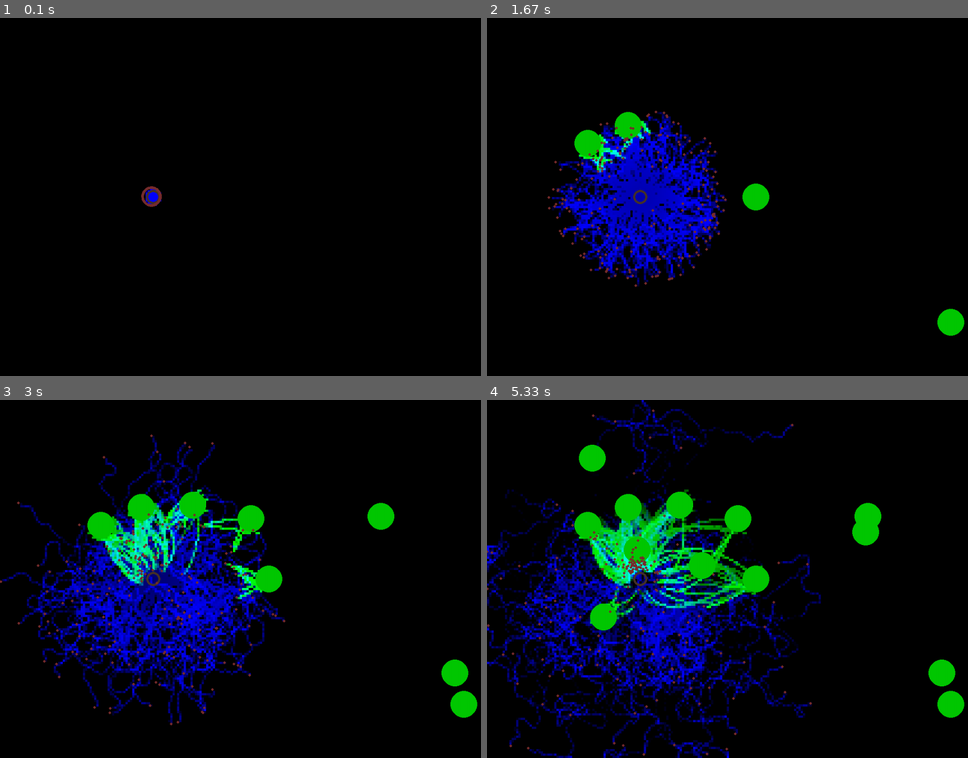
Above: before the commit, frames 1-4 (two rows, left to right).
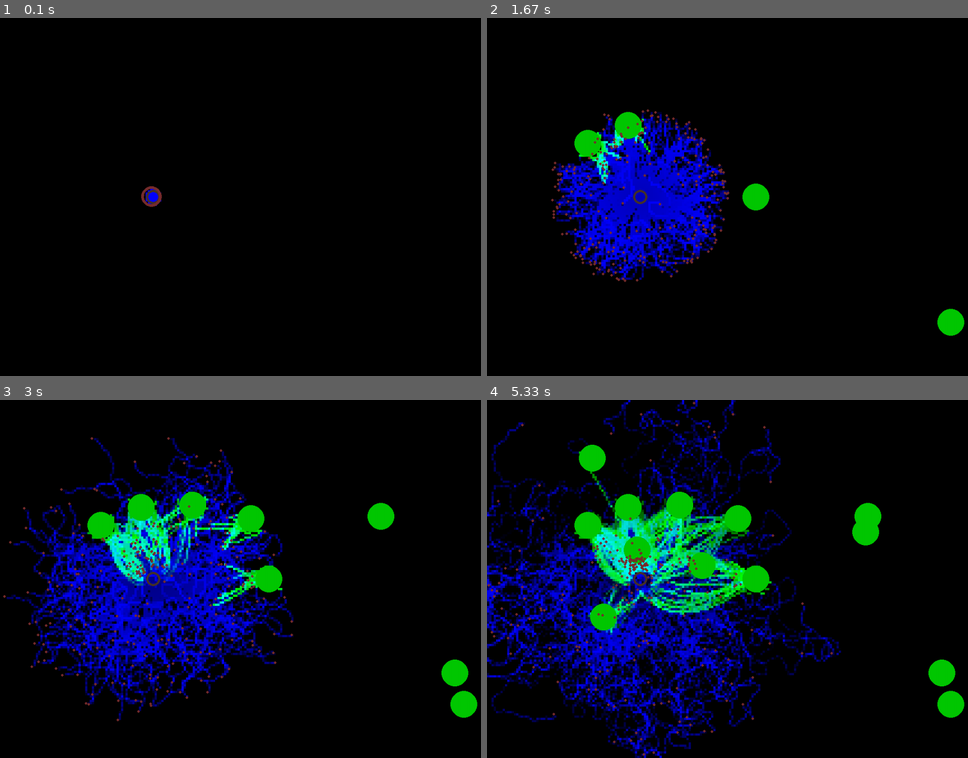
Above: after the commit, the same moments.

Repository: lucasthierry17/Ant_Project
Game: pygame game, started from Phero.py
Same seed, same stepped clock (60 frames per second), same inputs: the game is played once before the commit and once after it.
Inputs (mouse positions are in pixels of both pictures, inside the frame that each line leads up to):
- Up to frame 1 (0.1 s): no input
- Up to frame 2 (1.67 s): click (756, 197) at 0.38 s; click (588, 143) at 0.72 s; click (953, 322) at 1.05 s; click (626, 125) at 1.38 s
- Up to frame 3 (3 s): click (250, 518) at 1.72 s; click (192, 503) at 2.08 s; click (456, 672) at 2.58 s; click (384, 514) at 2.92 s
- Up to frame 4 (5.33 s): click (592, 457) at 3.42 s; click (602, 618) at 3.98 s; click (636, 550) at 4.32 s; click (866, 532) at 4.75 s; click (703, 564) at 5.15 s

The runs differ from the first frame. In frame 1, less than 0.1% of the frame differs, in the area x 29-34%, y 47-53%; in frame 2, 9.1%; in frame 3, 20%; in frame 4, 29%, in the area x 0-74%, y 0-100%.

Commit message:
Actualization

Diff:
--- a/Phero.py
+++ b/Phero.py
@@ -5,17 +5,17 @@
 
 WIDTH, HEIGHT = 1200, 800
 max_distance = 0
-num_ants = 200
+num_ants = 250 # optimal 150 - 200 (with max 3 food  sources)
 PRATIO = 5 # ratio between screen and phero_grid
 nest = (WIDTH // 3.5, HEIGHT // 2)
 VSYNC = True
 SHOWFPS = True
 food_sources = []
 ALPHA = 5
-BETA = 0.5
-PHERO_THRESH = 70
-EVAPURATION_RATE = 0.8
-STEPSIZE = 2
+BETA = 0.5 # Best Case < 1
+PHERO_THRESH = 230
+EVAPURATION_RATE = 0.67 # Between 0.5 and 0.7
+STEPSIZE = 2 # Betweeen 1,5 and 2
 ant_positions_home = np.zeros((num_ants + 1, 2), dtype=int)
 ant_positions_home[-1] = nest
 amnt_food = len(food_sources)
@@ -61,47 +61,27 @@
 
 
     def get_nearest_food_source(self):
-        nearest_food_source = None
-        min_distance_food = float('inf')  # Setze min_distance_food auf unendlich zu Beginn
-
-        # If the ant has no food origin it should follow the nearest food source
-
-        for food_source in food_sources:
-            food_source = np.array(food_source) * PRATIO
-
-            distance_food = np.linalg.norm(food_source - self.rect.center)
-
-            if distance_food < min_distance_food:
-                min_distance_food = distance_food
-                nearest_food_source = food_source
-
-        return nearest_food_source
+        if not food_sources:
+            return None
+
+        food_sources_arr = np.array(food_sources) * PRATIO
+        distances = np.linalg.norm(food_sources_arr - self.rect.center, axis=1)
+        nearest_index = np.argmin(distances)
+
+        return food_sources_arr[nearest_index] # Position der Futterquelle die am nähsten zur Ameise istt
 
 
 
     def colony_optimization(self, positions, pheromones, alpha=ALPHA, beta=BETA, divident=3):
 
-        # Getting Differences between the positions and the ant itself
         differences = positions - self.rect.center
-        #print(f"Positions:\n{positions}")
-        #print(f"Nest:\n{nest}")
-        #print(f"differences:\n{differences}")
-        # Calculation of eta, which contains the actual distance to those positions
         eta = np.linalg.norm(differences, axis=1)
-        #print(f"eta:\n{eta}")
-        #print(f"pheromones:\n{pheromones}")
-        # Total forr the nominator
-        total = sum((pheromones ** alpha) * (eta ** beta))
-
-        # Calculating the probabilities
+        total = np.sum((pheromones ** alpha) * (eta ** beta))
         probabilities = ((pheromones ** alpha) * (eta ** beta)) / total
-        #print(f"probabilities:\n{probabilities}")
         cumulative_probs = np.cumsum(probabilities)
         random_value = np.random.rand()
         selected_position_index = np.searchsorted(cumulative_probs, random_value)
         direction_vector = differences[selected_position_index] / (eta[selected_position_index] / divident)
-        #print(f"Probs:\n{probabilities}")
-        #print(f"selected_direction_vector: {differences[selected_position_index]}\nThe Position which was given:{positions[selected_position_index]}")
         return direction_vector
 
 
@@ -128,10 +108,9 @@
                 distances_phero = pheromone_position - self.rect.center
                 distances_phero = np.linalg.norm(distances_phero, axis=0)
 
-                indices =  np.where(distances_phero < 10)
+                indices =  np.where(distances_phero < 10) # -> SVEN
                 pheromone_position = pheromone_position[indices]
                 pheromone_values = pheromone_values[indices]
-                #print(f"Pheromon Werte bevorr nest:\n{pheromone_values}")
 
                 pheromone_position = np.append(pheromone_position, [np.array(nest)], axis=0)
                 pheromone_values = np.append(pheromone_values, 1000)
@@ -179,10 +158,9 @@
                         indices =  np.where(distances_phero < 100)
                         pheromone_position = pheromone_position[indices]
                         pheromone_values = pheromone_values[indices]
-                        #print(f"Distances_phero: {distances_phero}")
 
                         min_distance_phero = np.min(distances_phero)
-                        if min_distance_phero > 10:
+                        if min_distance_phero > 40:
                             self.search_for_food = False
                             self.coming_from_food_source = None
 
@@ -195,21 +173,21 @@
                             nearest_food_source = self.get_nearest_food_source()
                             pheromone_position = np.append(pheromone_position, [np.array(nearest_food_source)], axis=0)
                             #print(f"Pheromone_position:\n{pheromone_position}\n food_position: {nearest_food_source}")
-                            pheromone_values = np.append(pheromone_values, 10000)
+                            pheromone_values = np.append(pheromone_values, 1000)
                             #print(f"Pheromone_value:\n{pheromone_values}"
                             direction_vector = self.colony_optimization(positions=pheromone_position, pheromones=pheromone_values, divident=1)
 
                         elif np.any(self.coming_from_food_source):
                             pheromone_position = np.append(pheromone_position, [np.array(self.coming_from_food_source)], axis=0)
                             #print(f"Pheromone_position:\n{pheromone_position}\n food_position: {nearest_food_source}")
-                            pheromone_values = np.append(pheromone_values, 10000)
+                            pheromone_values = np.append(pheromone_values, 1000)
                             #print(f"Pheromone_value:\n{pheromone_values}"
                             direction_vector = self.colony_optimization(positions=pheromone_position, pheromones=pheromone_values, divident=1)
 
                         else:
                             pheromone_position = np.append(pheromone_position, [np.array(nearest_food_source)], axis=0)
                             #print(f"Pheromone_position:\n{pheromone_position}\n food_position: {nearest_food_source}")
-                            pheromone_values = np.append(pheromone_values, 10000)
+                            pheromone_values = np.append(pheromone_values, 1000)
                             #print(f"Pheromone_value:\n{pheromone_values}"
                             direction_vector = self.colony_optimization(positions=pheromone_position, pheromones=pheromone_values, divident=1)
 
